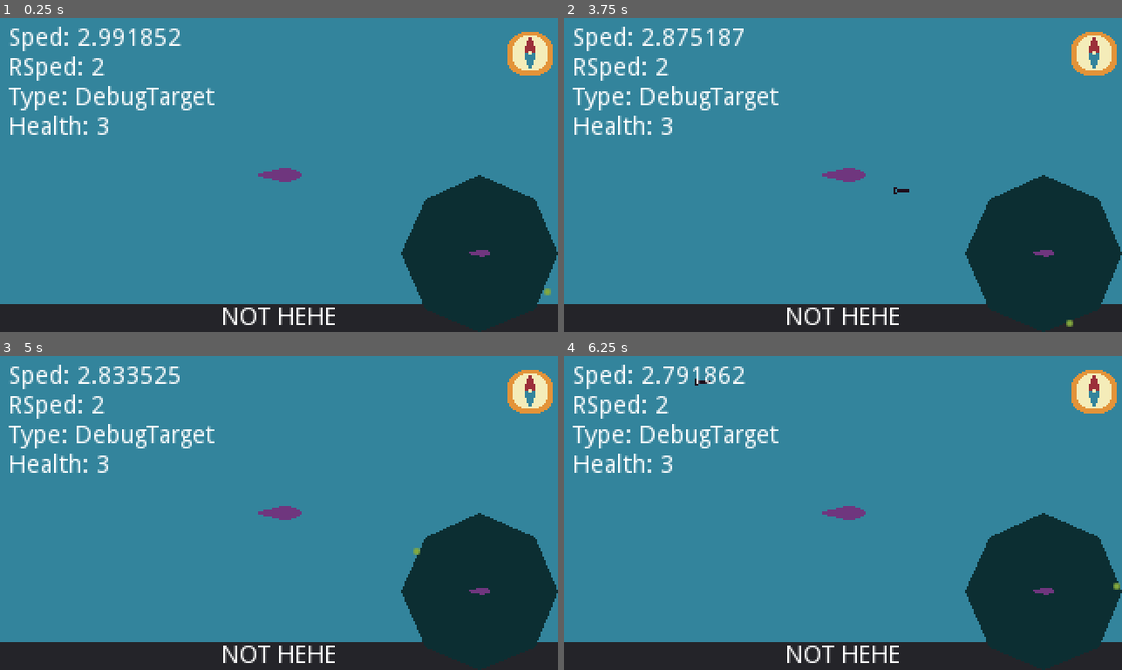
Above: before the commit, frames 1-4 (two rows, left to right).
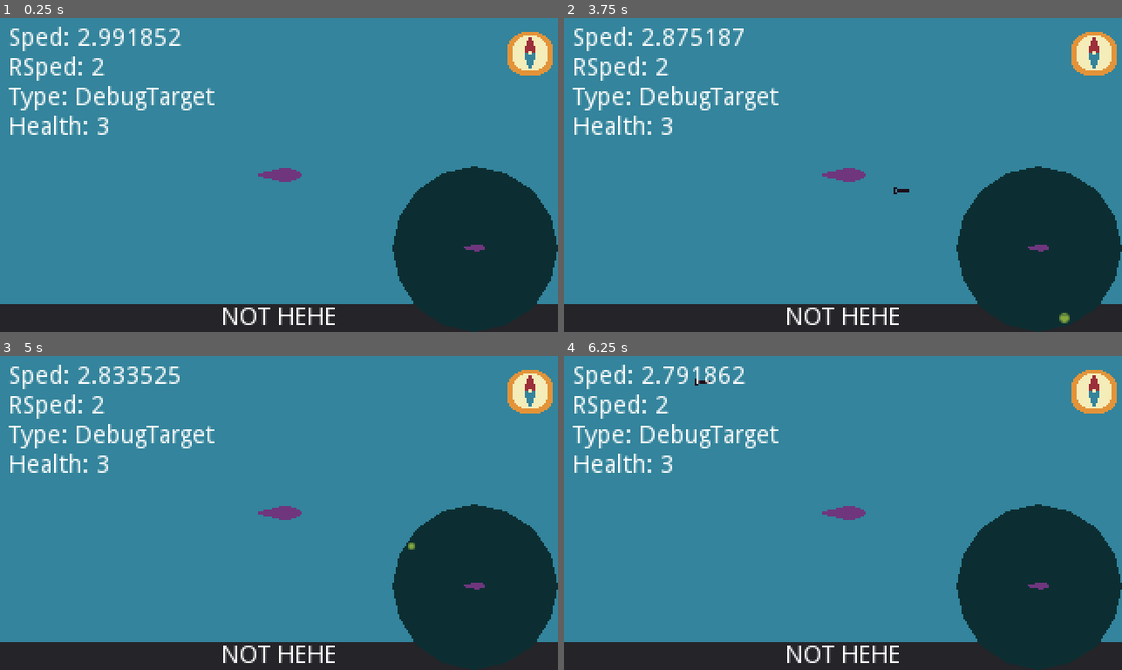
Above: after the commit, the same moments.

Repository: Scribble-Sheep/Shipgame
Game: Godot game, scene res://World.tscn
Same seed, same stepped clock (60 frames per second), same inputs: the game is played once before the commit and once after it. The engine's default icon, where the game draws it, is replaced by a stand-in: a white triangle on a blue panel in a dark square.
Inputs (mouse positions are in pixels of both pictures, inside the frame that each line leads up to):
- Up to frame 1 (0.25 s): no input
- Up to frame 2 (3.75 s): click (843, 175) at 0.6 s; move the mouse to (731, 190) at 1.27 s; click (731, 190) at 1.35 s; move the mouse to (898, 105) at 2.02 s; click (898, 105) at 2.1 s; move the mouse to (815, 237) at 2.77 s; click (815, 237) at 2.85 s; move the mouse to (1010, 222) at 3.52 s; click (1010, 222) at 3.6 s
- Up to frame 3 (5 s): move the mouse to (111, 465) at 4.27 s; click (111, 465) at 4.35 s
- Up to frame 4 (6.25 s): move the mouse to (870, 513) at 5.02 s; click (870, 513) at 5.1 s; move the mouse to (759, 434) at 5.77 s; click (759, 434) at 5.85 s

The runs differ from the first frame. In frame 1, 2.0% of the frame differs, in the area x 70-100%, y 47-92%; in frame 2, 2.0%, in the area x 70-100%, y 47-99%; in frame 3, 1.9%; in frame 4, 2.0%.

Commit message:
Make blip blippier. Increase radar circle resolution. Blip now blinks like a blip.

Diff:
--- a/Scenes/DebugTarget.tscn
+++ b/Scenes/DebugTarget.tscn
@@ -1,7 +1,31 @@
-[gd_scene load_steps=4 format=2]
+[gd_scene load_steps=9 format=2]
 
 [ext_resource path="res://Sprites/Debug/RadarBlip.png" type="Texture" id=1]
 [ext_resource path="res://Code/DebugTarget.gd" type="Script" id=2]
+
+[sub_resource type="AtlasTexture" id=6]
+atlas = ExtResource( 1 )
+region = Rect2( 6, 0, 6, 6 )
+
+[sub_resource type="AtlasTexture" id=7]
+atlas = ExtResource( 1 )
+region = Rect2( 0, 0, 6, 6 )
+
+[sub_resource type="AtlasTexture" id=8]
+atlas = ExtResource( 1 )
+region = Rect2( 12, 0, 6, 6 )
+
+[sub_resource type="AtlasTexture" id=9]
+atlas = ExtResource( 1 )
+region = Rect2( 18, 0, 6, 6 )
+
+[sub_resource type="SpriteFrames" id=5]
+animations = [ {
+"frames": [ SubResource( 6 ), SubResource( 7 ), SubResource( 6 ), SubResource( 8 ), SubResource( 9 ) ],
+"loop": true,
+"name": "default",
+"speed": 5.0
+} ]
 
 [sub_resource type="CircleShape2D" id=1]
 
@@ -10,8 +34,11 @@
 collision_mask = 5
 script = ExtResource( 2 )
 
-[node name="Icon" type="Sprite" parent="."]
-texture = ExtResource( 1 )
+[node name="Icon" type="AnimatedSprite" parent="."]
+scale = Vector2( 2, 2 )
+frames = SubResource( 5 )
+frame = 3
+playing = true
 
 [node name="CollisionShape2D" type="CollisionShape2D" parent="."]
 scale = Vector2( 1.6, 1.6 )
--- a/World.tscn
+++ b/World.tscn
@@ -24,9 +24,9 @@
 texture = ExtResource( 8 )
 
 [node name="RadarLayer" type="CanvasLayer" parent="."]
-offset = Vector2( 195, 90 )
+offset = Vector2( 192, 87 )
 scale = Vector2( 0.5, 0.5 )
-transform = Transform2D( 0.5, 0, 0, 0.5, 195, 90 )
+transform = Transform2D( 0.5, 0, 0, 0.5, 192, 87 )
 
 [node name="RadarOrigin" type="Node2D" parent="RadarLayer"]
 position = Vector2( 160, 90 )
@@ -41,7 +41,7 @@
 z_index = -1
 z_as_relative = false
 color = Color( 0.0509804, 0.184314, 0.2, 1 )
-polygon = PoolVector2Array( 0, -90, 63, -63, 90, 0, 63, 63, 0, 90, -63, 63, -90, 0, -63, -63 )
+polygon = PoolVector2Array( 0, -95, 36, -87, 67, -67, 87, -36, 95, 0, 87, 36, 67, 67, 36, 87, 0, 95, -36, 87, -67, 67, -87, 36, -95, 0, -87, -36, -67, -67, -36, -87 )
 
 [node name="MainCamera" type="Camera2D" parent="."]
 offset = Vector2( -160, -90 )
Binary file changed: Sprites/Debug/RadarBlip.png
